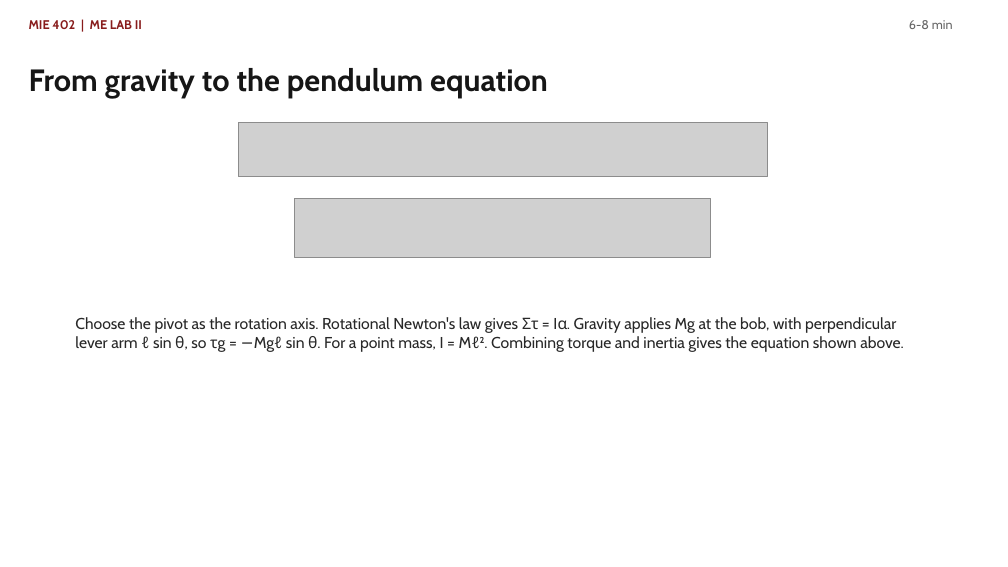
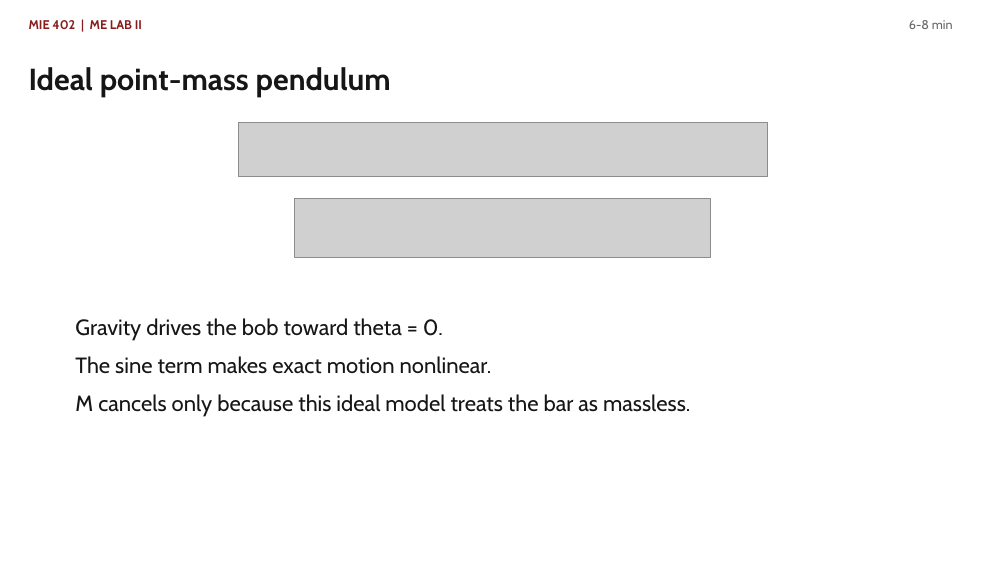
Before and after one commit to Ehsan-Roohi/MIE402-Lab, a slide deck: slide 4 of site/docs/MIE402_Lecture03_Single_Pendulum_PreLab2_Fall2026.pptx. Drawn at 1008x567 pixels with LibreOffice and Linux fonts; fonts in the diff are those of the drawing; grey boxes stand for pictures. Boxes give left, top, right and bottom in pixels: in the first picture for what was removed or moved away, otherwise in the second. Text is boxed around its words. In the diff, an @@ line names an element or a change of style, - is before the commit and + after.

```diff
--- a/site/docs/MIE402_Lecture03_Single_Pendulum_PreLab2_Fall2026.pptx
+++ b/site/docs/MIE402_Lecture03_Single_Pendulum_PreLab2_Fall2026.pptx
@@ text at <box>29,67,391,97</box>: text changed; size 29.2 to 29 pt @@
-From gravity to the pendulum equation
+Ideal point-mass pendulum
@@ text at <box>75,318,690,417</box>: text changed; size 15 to 21 pt; text colour #282828 to #161616 @@
-Choose the pivot as the rotation axis. Rotational Newton's law gives Στ = Iα. Gravity applies Mg at the bob, with perpendicular lever arm ℓ sin θ, so τg = −Mgℓ sin θ. For a point mass, I = Mℓ². Combining torque and inertia gives the equation shown above.
+Gravity drives the bob toward theta = 0.
+The sine term makes exact motion nonlinear.
+M cancels only because this ideal model treats the bar as massless.
```
Also in this commit, not shown: 11 other slides changed, 2 other files.
